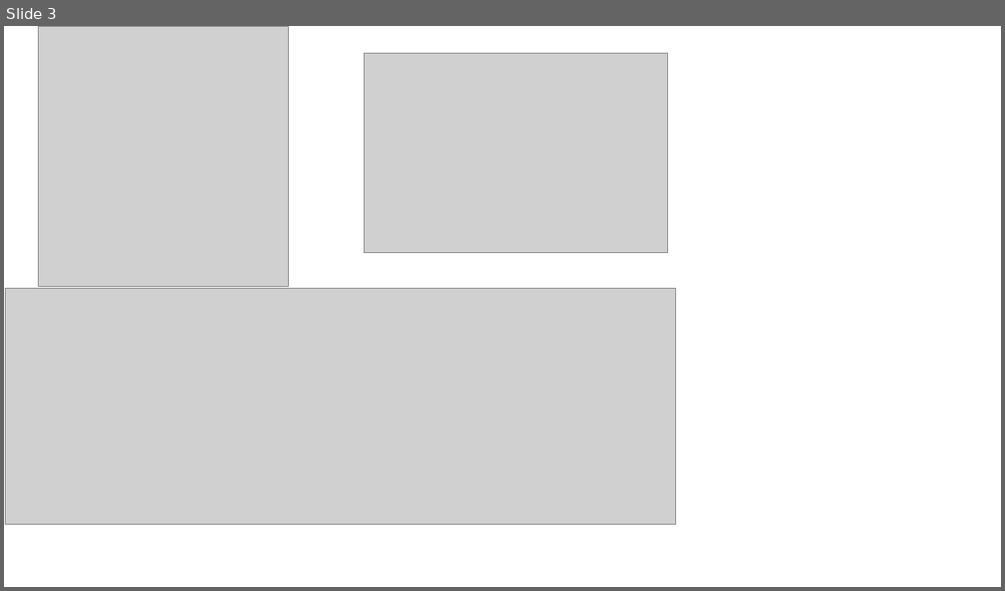
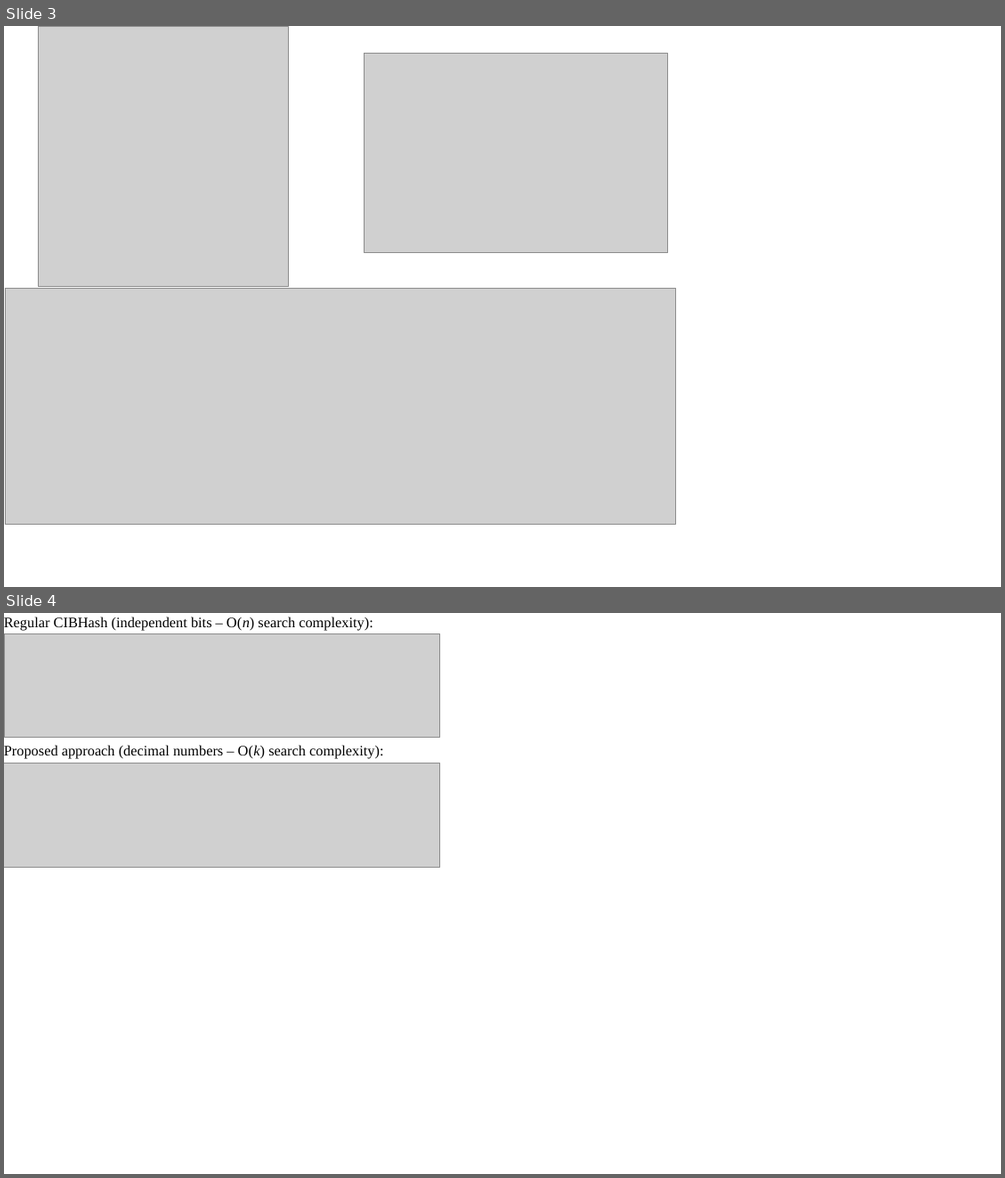
Before and after one commit to vinnik-dmitry07/research, a slide deck: masters/assets/figures_eng.pptx. Shown one above the other, each under a label of ours: slide 3 before the commit, slides 3 and 4 after it. The pictures are 1005x591 and 1005x1178 pixels, drawn with LibreOffice and Linux fonts; fonts in the diff are those of the drawing; grey boxes stand for pictures. Boxes give left, top, right and bottom in pixels: in the first picture for what was removed or moved away, otherwise in the second. Text is boxed around its words. In the diff, an @@ line names an element or a change of style, - is before the commit and + after.

```diff
--- a/masters/assets/figures_eng.pptx
+++ b/masters/assets/figures_eng.pptx
@@ slide 4 added at (x1=4, y1=613, x2=1001, y2=1174), background #FFFFFF @@
@@ picture added at (x1=4, y1=634, x2=440, y2=738) @@
@@ text added at (x1=4, y1=617, x2=373, y2=631), 14 pt, text #000000 @@
+Regular CIBHash (independent bits – O(n) search complexity):
@@ text added at (x1=4, y1=745, x2=384, y2=759), 14 pt, text #000000 @@
+Proposed approach (decimal numbers – O(k) search complexity):
@@ picture added at (x1=4, y1=763, x2=440, y2=868) @@
```
Also in this commit, not shown: 6 other files.
